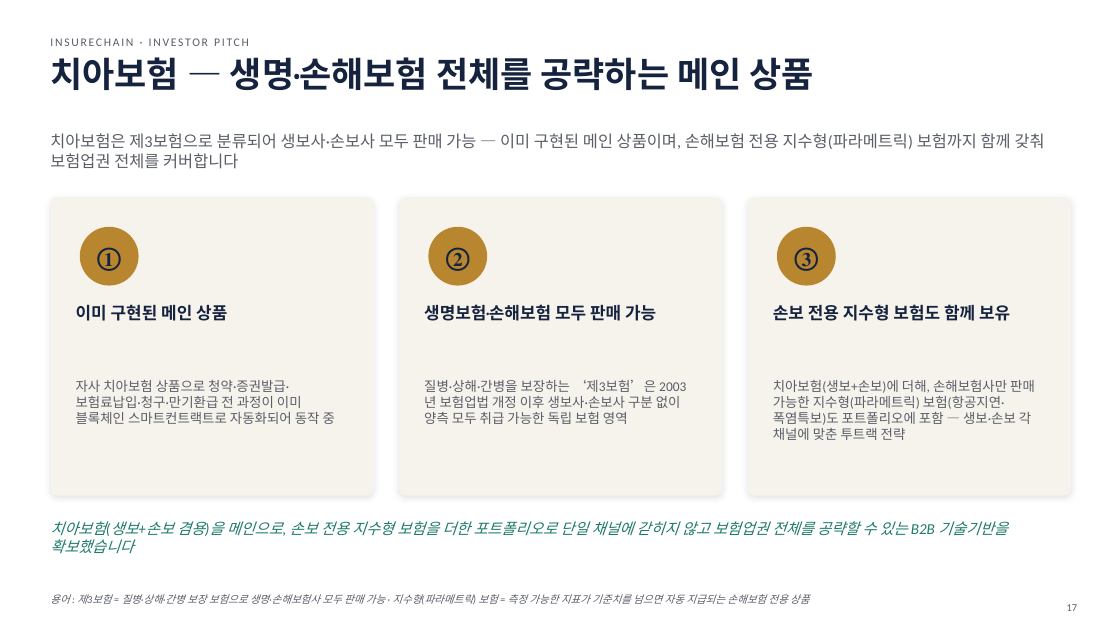
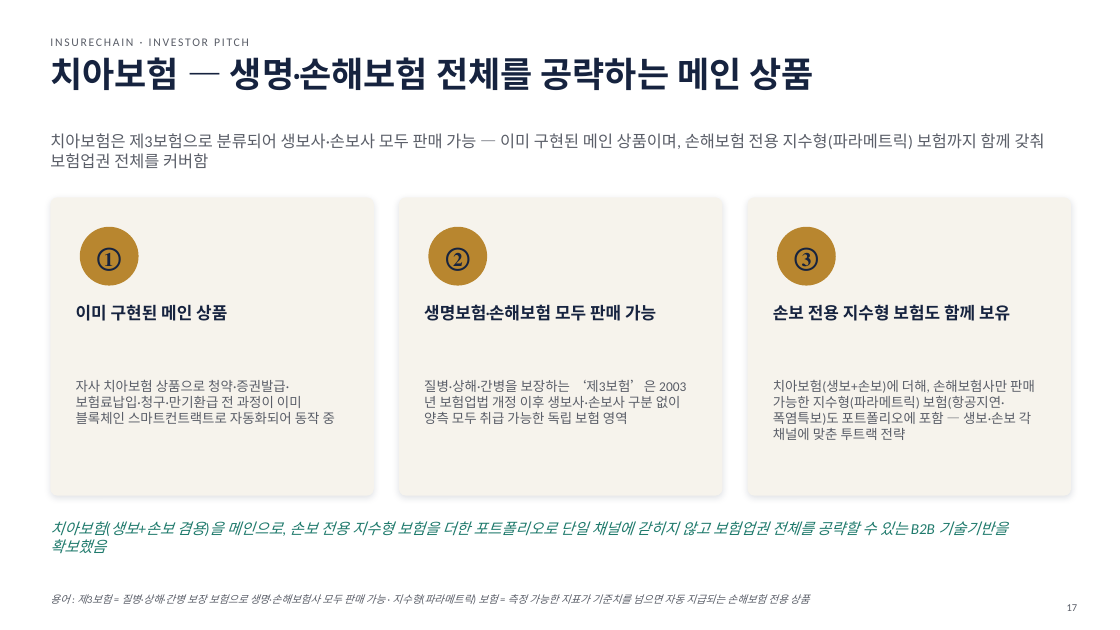
Before and after one commit to leeyonsei78/capstone_project_alpha, a slide deck: slide 17 of 인슈어체인_투자피칭_발표자료.pptx. Drawn at 1120x630 pixels with LibreOffice and Linux fonts; fonts in the diff are those of the drawing. Boxes give left, top, right and bottom in pixels: in the first picture for what was removed or moved away, otherwise in the second. Text is boxed around its words. In the diff, an @@ line names an element or a change of style, - is before the commit and + after.

```diff
--- a/인슈어체인_투자피칭_발표자료.pptx
+++ b/인슈어체인_투자피칭_발표자료.pptx
@@ text at bbox=[50, 133, 1045, 169]: text changed @@
-치아보험은 제3보험으로 분류되어 생보사·손보사 모두 판매 가능 — 이미 구현된 메인 상품이며, 손해보험 전용 지수형(파라메트릭) 보험까지 함께 갖춰 보험업권 전체를 커버합니다
+치아보험은 제3보험으로 분류되어 생보사·손보사 모두 판매 가능 — 이미 구현된 메인 상품이며, 손해보험 전용 지수형(파라메트릭) 보험까지 함께 갖춰 보험업권 전체를 커버함
@@ text at bbox=[50, 521, 1008, 554]: text changed @@
-치아보험(생보+손보 겸용)을 메인으로, 손보 전용 지수형 보험을 더한 포트폴리오로 단일 채널에 갇히지 않고 보험업권 전체를 공략할 수 있는 B2B 기술기반을 확보했습니다
+치아보험(생보+손보 겸용)을 메인으로, 손보 전용 지수형 보험을 더한 포트폴리오로 단일 채널에 갇히지 않고 보험업권 전체를 공략할 수 있는 B2B 기술기반을 확보했음
```
Also in this commit, not shown: 19 other slides changed, 1 other file.
